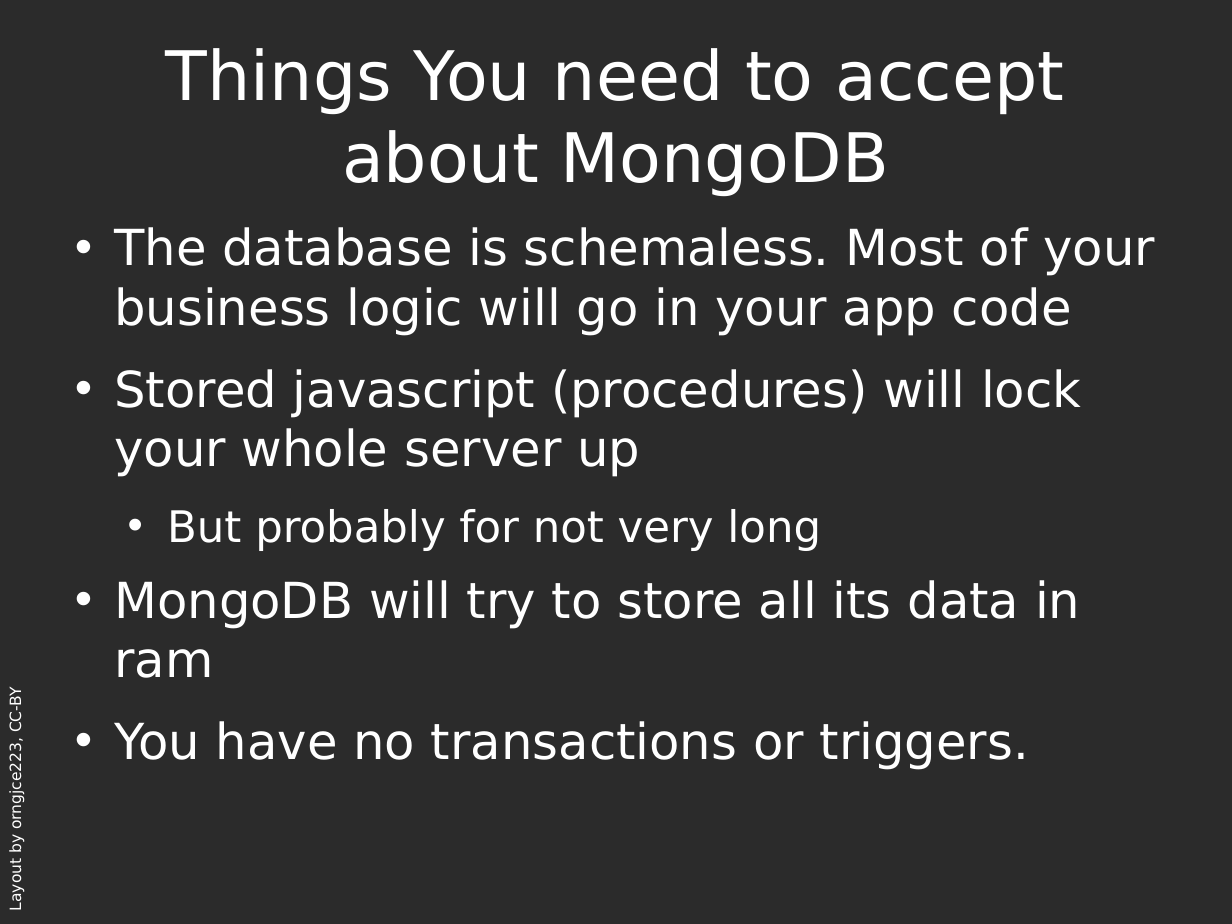
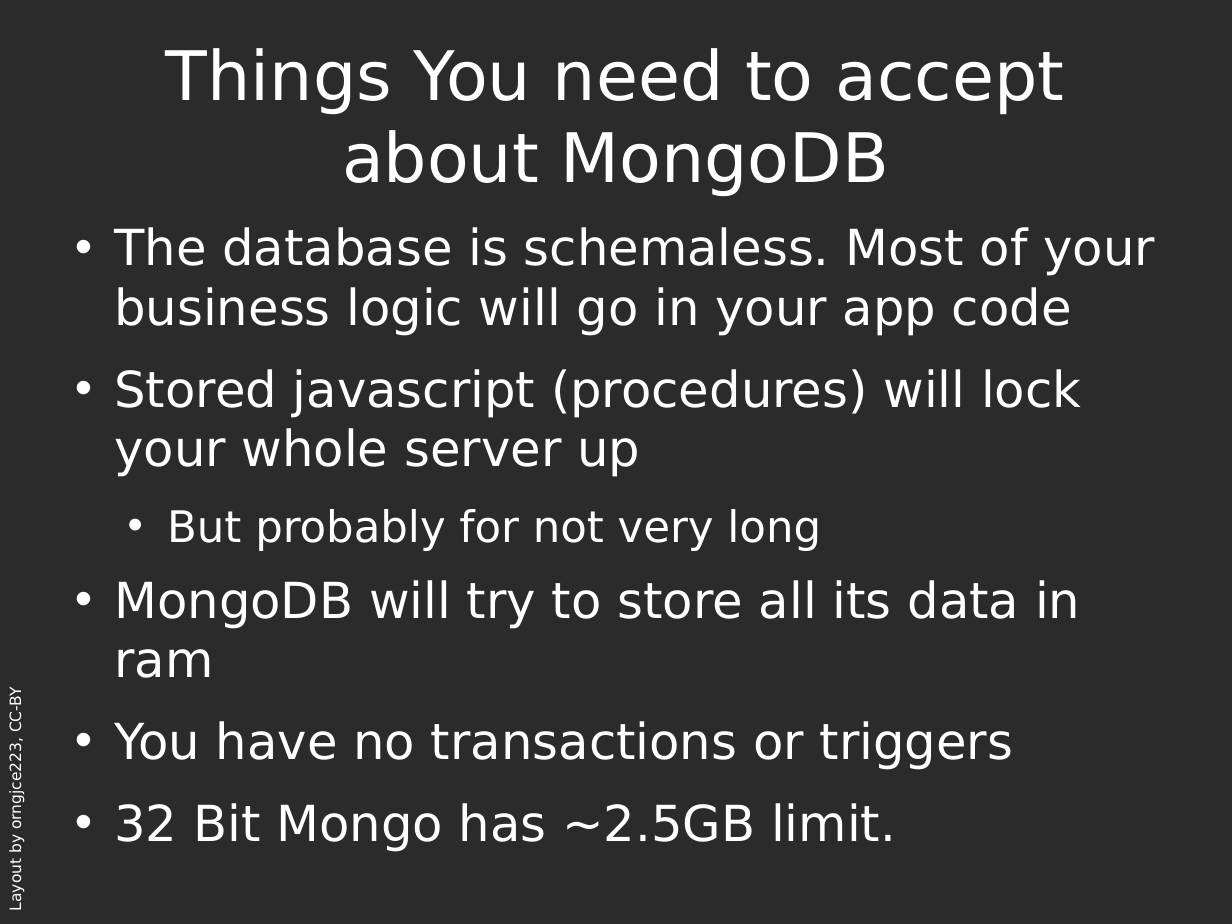
Before and after one commit to zippy1981/TalkMaterials, a slide deck: slide 8 of PGEast/The Brave New World of MaybeSQL.odp (slide 12 before the commit). Drawn at 1232x924 pixels with LibreOffice and Linux fonts; fonts in the diff are those of the drawing; background and template pictures are left out; a plain dark background stands for a picture behind light text. Boxes give left, top, right and bottom in pixels: in the first picture for what was removed or moved away, otherwise in the second. Text is boxed around its words. In the diff, an @@ line names an element or a change of style, - is before the commit and + after.

```diff
--- a/PGEast/The Brave New World of MaybeSQL.odp
+++ b/PGEast/The Brave New World of MaybeSQL.odp
@@ text at (114, 721, 1014, 852): text changed @@
-• You have no transactions or triggers.
+• You have no transactions or triggers
+• 32 Bit Mongo has ~2.5GB limit.
```
Also in this commit, not shown: 4 other slides changed, 2 slides added, 2 slides removed, 4 other files.
